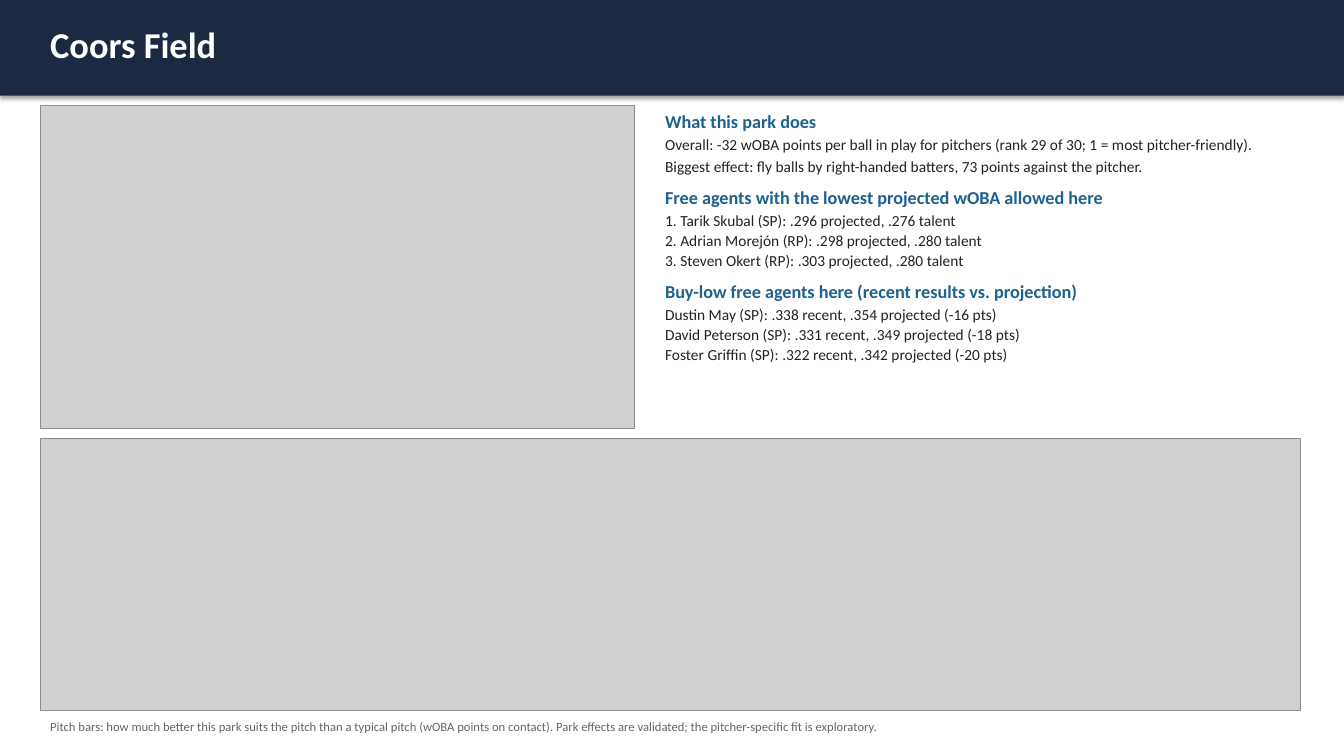
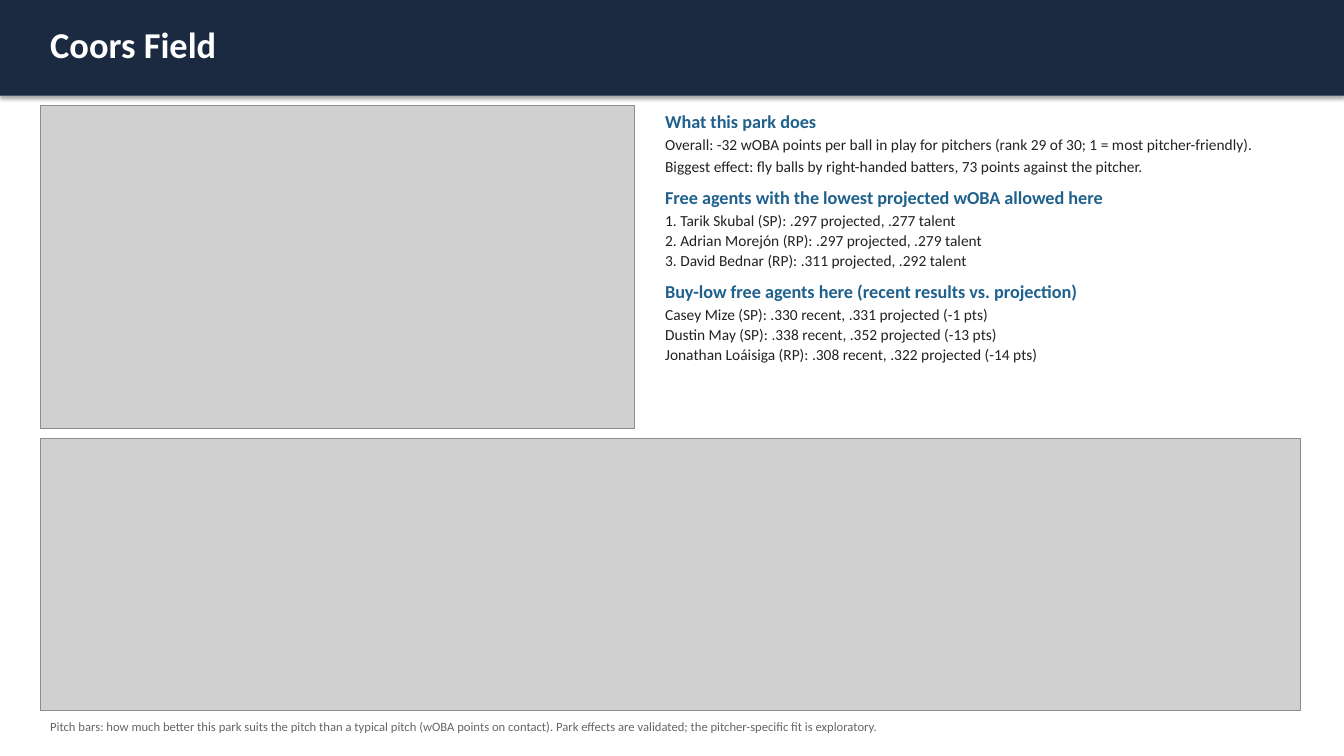
Before and after one commit to jpascarella17/ballpark-pitch-fit, a slide deck: slide 14 of slides/ballpark_pitch_fit.pptx. Drawn at 1344x756 pixels with LibreOffice and Linux fonts; fonts in the diff are those of the drawing; grey boxes stand for pictures. Boxes give left, top, right and bottom in pixels: in the first picture for what was removed or moved away, otherwise in the second. Text is boxed around its words. In the diff, an @@ line names an element or a change of style, - is before the commit and + after.

Commit message:
Add calibrated talent estimate and buy-low screen

```diff
--- a/slides/ballpark_pitch_fit.pptx
+++ b/slides/ballpark_pitch_fit.pptx
@@ text at box(665, 215, 982, 269): text changed @@
-1. Tarik Skubal (SP): .296 projected, .276 talent
-2. Adrian Morejón (RP): .298 projected, .280 talent
-3. Steven Okert (RP): .303 projected, .280 talent
+1. Tarik Skubal (SP): .297 projected, .277 talent
+2. Adrian Morejón (RP): .297 projected, .279 talent
+3. David Bednar (RP): .311 projected, .292 talent
@@ text at box(665, 309, 1037, 363): text changed @@
-Dustin May (SP): .338 recent, .354 projected (-16 pts)
-David Peterson (SP): .331 recent, .349 projected (-18 pts)
-Foster Griffin (SP): .322 recent, .342 projected (-20 pts)
+Casey Mize (SP): .330 recent, .331 projected (-1 pts)
+Dustin May (SP): .338 recent, .352 projected (-13 pts)
+Jonathan Loáisiga (RP): .308 recent, .322 projected (-14 pts)
```
Also in this commit, not shown: 30 other slides changed, 20 other files.
